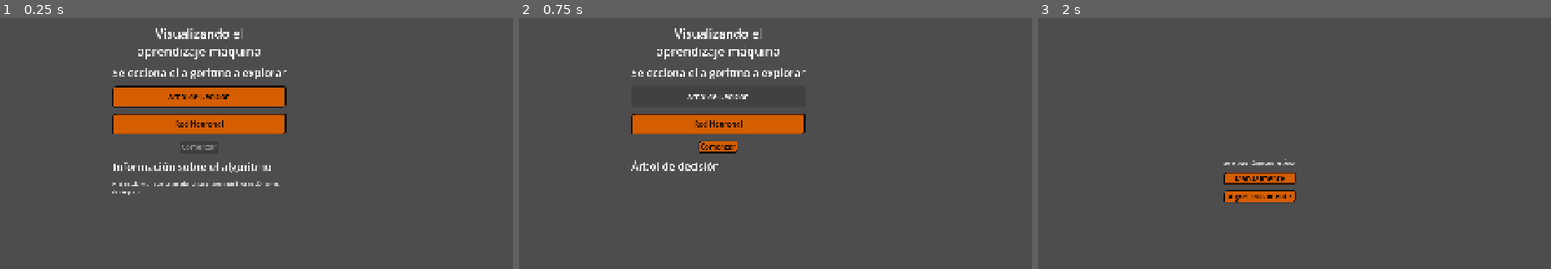
Above: before the commit, frames 1-3 (left to right).
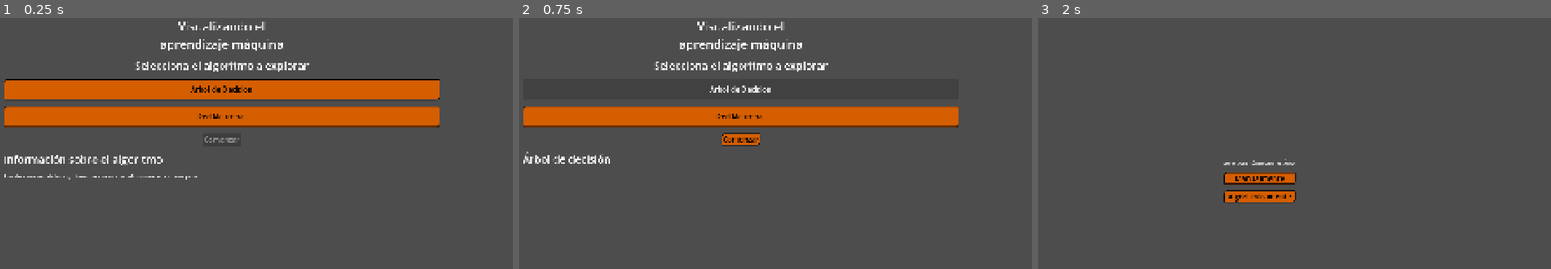
Above: after the commit, the same moments.

Repository: HectorAldao/visualizing_machine_learning
Game: Godot game, scene res://scenes/menus/main_menu.tscn
Same seed, same stepped clock (60 frames per second), same inputs: the game is played once before the commit and once after it.
Inputs:
- Up to frame 1 (0.25 s): no input
- Up to frame 2 (0.75 s): click "Árbol de Decision" at 0.5 s
- Up to frame 3 (2 s): click "Comenzar" at 1.25 s

The runs differ from the first frame. In frame 1, 17% of the frame differs, in the area x 0-86%, y 1-71%; in frame 2, 11%; in frame 3, nothing differs.

Commit message:
feat: prueba para ver cómo se ve en movil

Diff:
--- a/godot_project/scenes/menus/main_menu.gd
+++ b/godot_project/scenes/menus/main_menu.gd
@@ -2,8 +2,8 @@
 
 
 # For the menu
-@export var max_width: float = 720.0
-@export var horizontal_margin: float = 24.0
+@export var max_width: float = 600.0
+@export var horizontal_margin: float = 0
 
 @onready var dtree_button: Button = %DTreeButton
 @onready var nn_button: Button = %NeuralNetworkButton
@@ -80,10 +80,23 @@
 	text_label.text = dict_of_text[algorithm][1]
 
 
+#func _update_size() -> void:
+#
+#	var viewport_size: Vector2 = get_viewport_rect().size
+#	var available_width: float = viewport_size.x - horizontal_margin * 2.0
+#	var available_height: float = viewport_size.y - horizontal_margin * 2.0
+#	panelcontainer.custom_minimum_size.x = min(max_width, available_width)
+#	panelcontainer.custom_minimum_size.y = available_height
+
 func _update_size() -> void:
-
-	var viewport_size: Vector2 = get_viewport_rect().size
-	var available_width: float = viewport_size.x - horizontal_margin * 2.0
-	var available_height: float = viewport_size.y - horizontal_margin * 2.0
-	panelcontainer.custom_minimum_size.x = min(max_width, available_width)
-	panelcontainer.custom_minimum_size.y = available_height
+	var viewport: Viewport = get_viewport()
+	var visible_size: Vector2 = viewport.get_visible_rect().size
+	var window_size: Vector2 = Vector2(get_window().size)
+	var canvas_scale: float = min(
+		window_size.x / visible_size.x,
+		window_size.y / visible_size.y
+	)
+	var available_width_px: float = window_size.x - horizontal_margin * 2.0
+	var available_height_px: float = window_size.y - horizontal_margin * 2.0
+	panelcontainer.custom_minimum_size.x = min(max_width, available_width_px) / canvas_scale
+	panelcontainer.custom_minimum_size.y = available_height_px / canvas_scale
--- a/godot_project/scenes/menus/main_menu.tscn
+++ b/godot_project/scenes/menus/main_menu.tscn
@@ -53,6 +53,7 @@
 
 [node name="VBoxContainer" type="VBoxContainer" parent="MarginContainer/CenterContainer/PanelContainer/ScrollContainer" unique_id=1982867266]
 layout_mode = 2
+size_flags_horizontal = 3
 
 [node name="MainLabel" type="Label" parent="MarginContainer/CenterContainer/PanelContainer/ScrollContainer/VBoxContainer" unique_id=201382217]
 layout_mode = 2
Not shown, changed: docs/index.html
Not shown, changed: docs/index.pck
